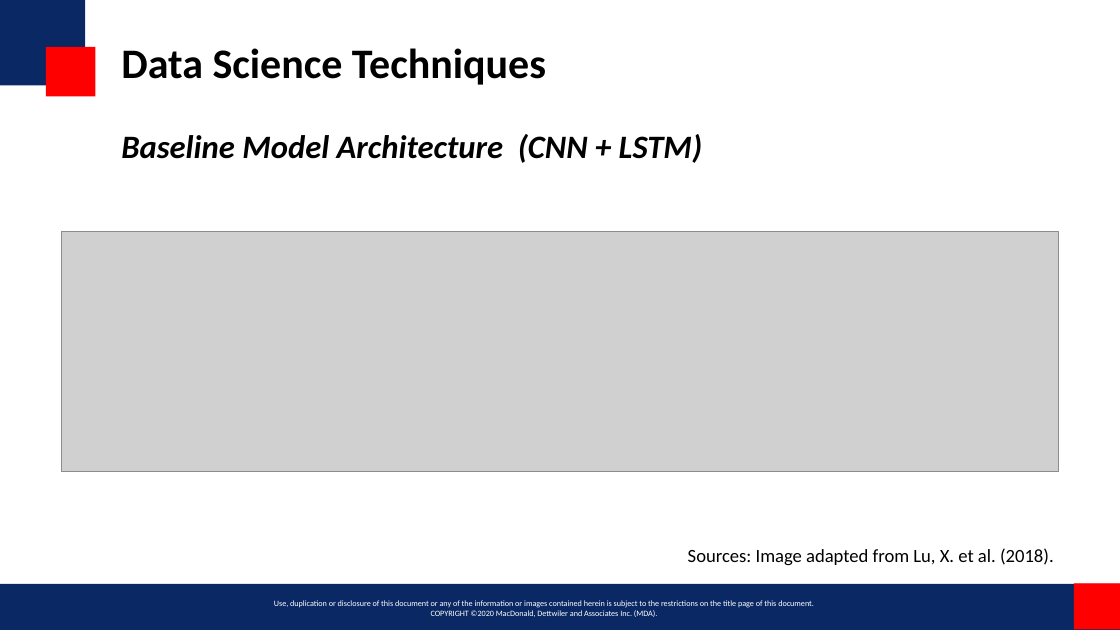
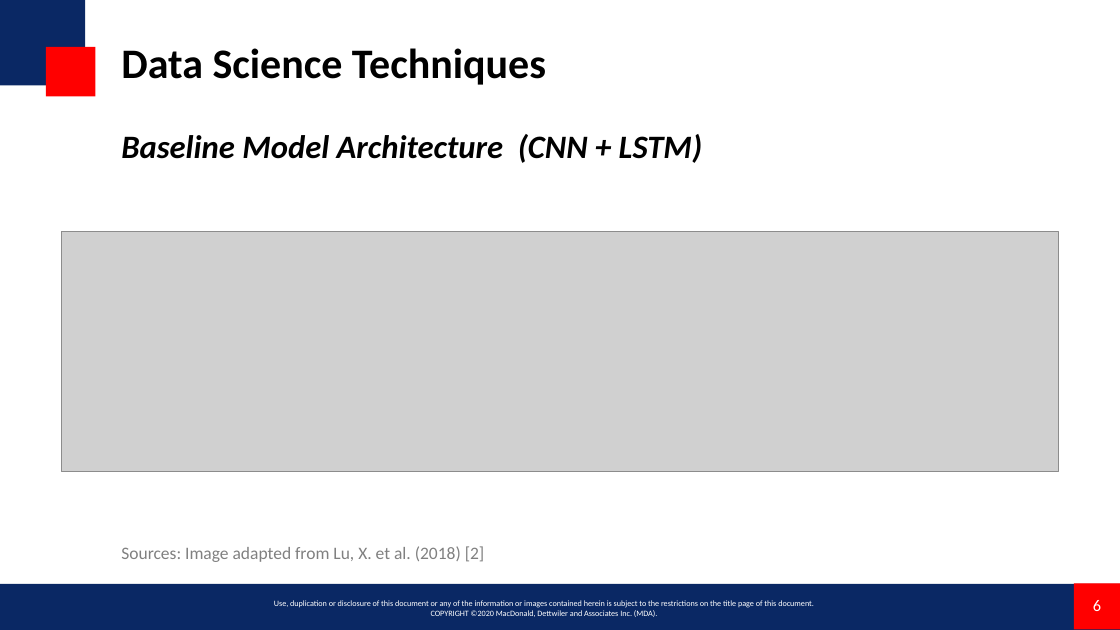
Before and after one commit to miketianchen/MDA_image_captioning, a slide deck: slide 6 of docs/final_presentation.pptx. Drawn at 1120x630 pixels with LibreOffice and Linux fonts; fonts in the diff are those of the drawing; grey boxes stand for pictures; background and template pictures are left out. Boxes give left, top, right and bottom in pixels: in the first picture for what was removed or moved away, otherwise in the second. Text is boxed around its words. In the diff, an @@ line names an element or a change of style, - is before the commit and + after.

```diff
--- a/docs/final_presentation.pptx
+++ b/docs/final_presentation.pptx
@@ text at bbox=[121, 546, 485, 562]: text changed; size 16 to 15 pt; text colour #000000 to #808080 @@
-Sources: Image adapted from Lu, X. et al. (2018).
+Sources: Image adapted from Lu, X. et al. (2018) [2]
@@ page number added at bbox=[1093, 600, 1101, 611], 14 pt, text #FFFFFF @@
+6
```
Also in this commit, not shown: 25 other slides changed, 1 slide added.
